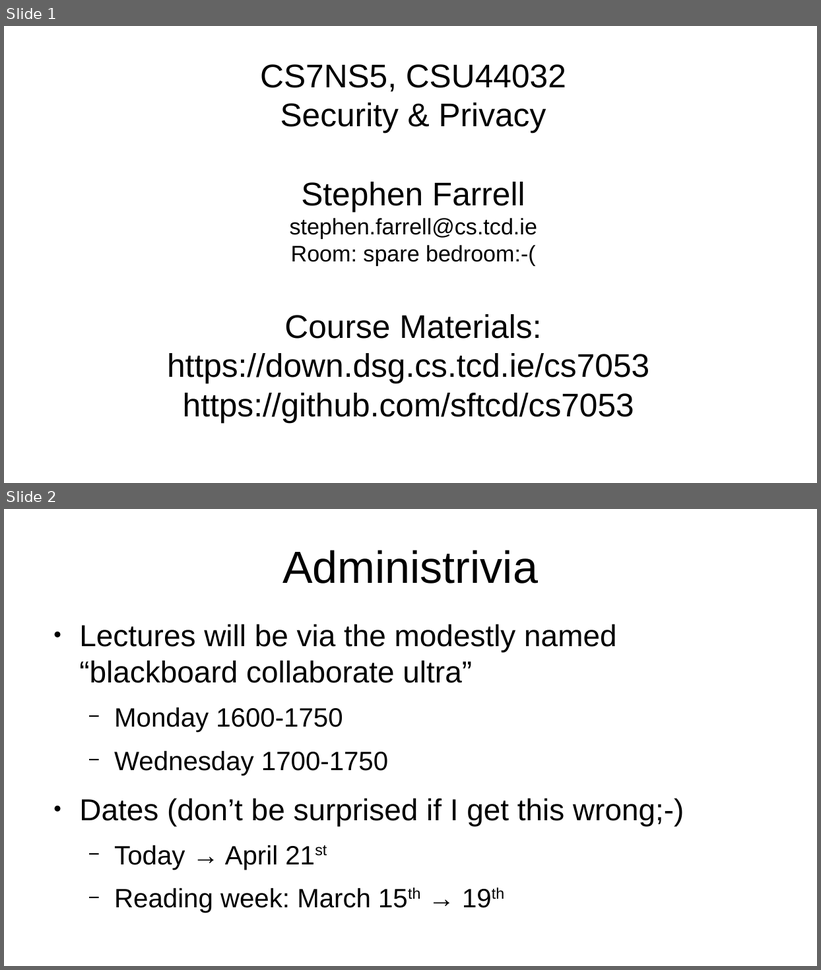
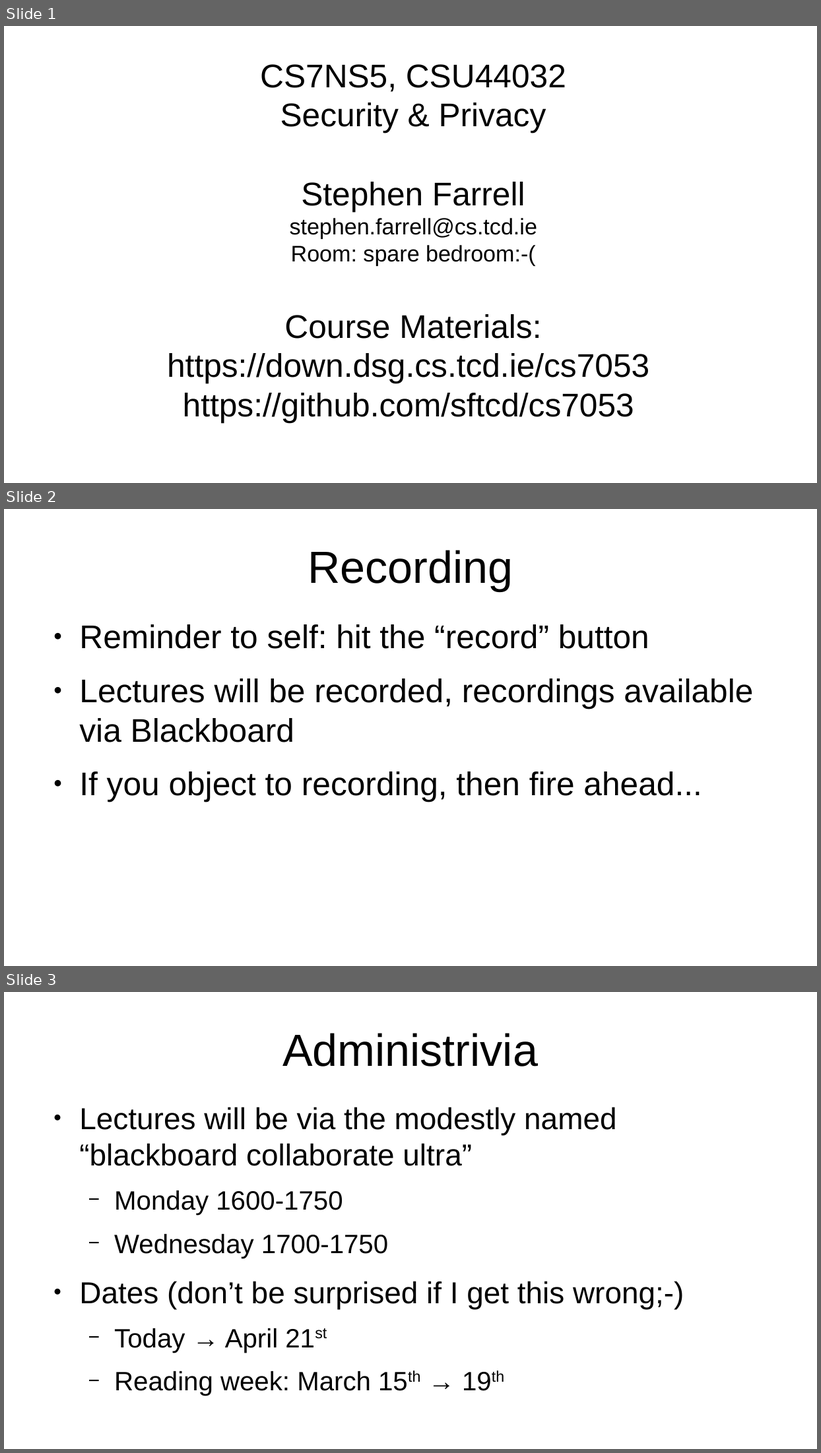
Before and after one commit to sftcd/cs7053, a slide deck: 2021lectures/00-quick-intro.odp. Shown one above the other, each under a label of ours: slides 1 and 2 before the commit, slides 1, 2 and 3 after it. The pictures are 821x970 and 821x1453 pixels, drawn with LibreOffice and Linux fonts; fonts in the diff are those of the drawing. Boxes give left, top, right and bottom in pixels: in the first picture for what was removed or moved away, otherwise in the second. Text is boxed around its words. In the diff, an @@ line names an element or a change of style, - is before the commit and + after.

```diff
--- a/2021lectures/00-quick-intro.odp
+++ b/2021lectures/00-quick-intro.odp
@@ slide 2 added at (x1=4, y1=509, x2=817, y2=966), background #FFFFFF @@
@@ title added at (x1=308, y1=550, x2=513, y2=591), 44 pt, text #000000 @@
+Recording
@@ text added at (x1=79, y1=625, x2=753, y2=802), 32 pt, text #000000 @@
+● Reminder to self: hit the “record” button
+● Lectures will be recorded, recordings available via Blackboard
+● If you object to recording, then fire ahead...
@@ what was slide 2 is now slide 3 @@
```
Also in this commit, not shown: 1 other slide added, 1 other file.
